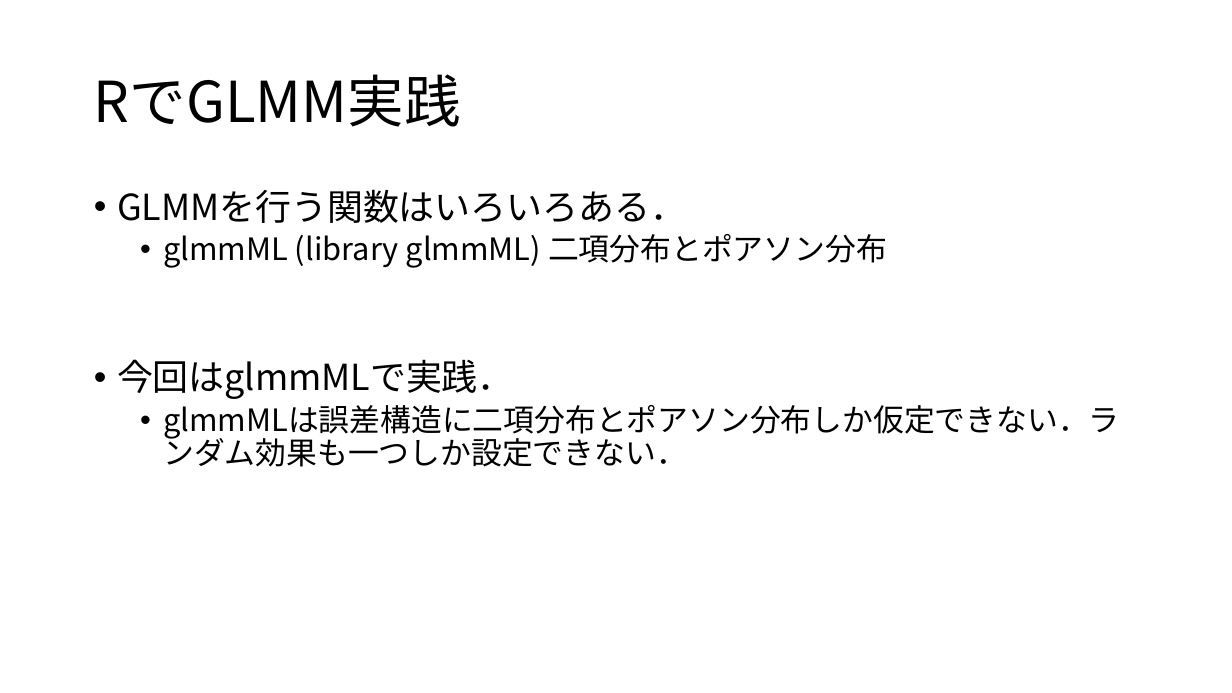
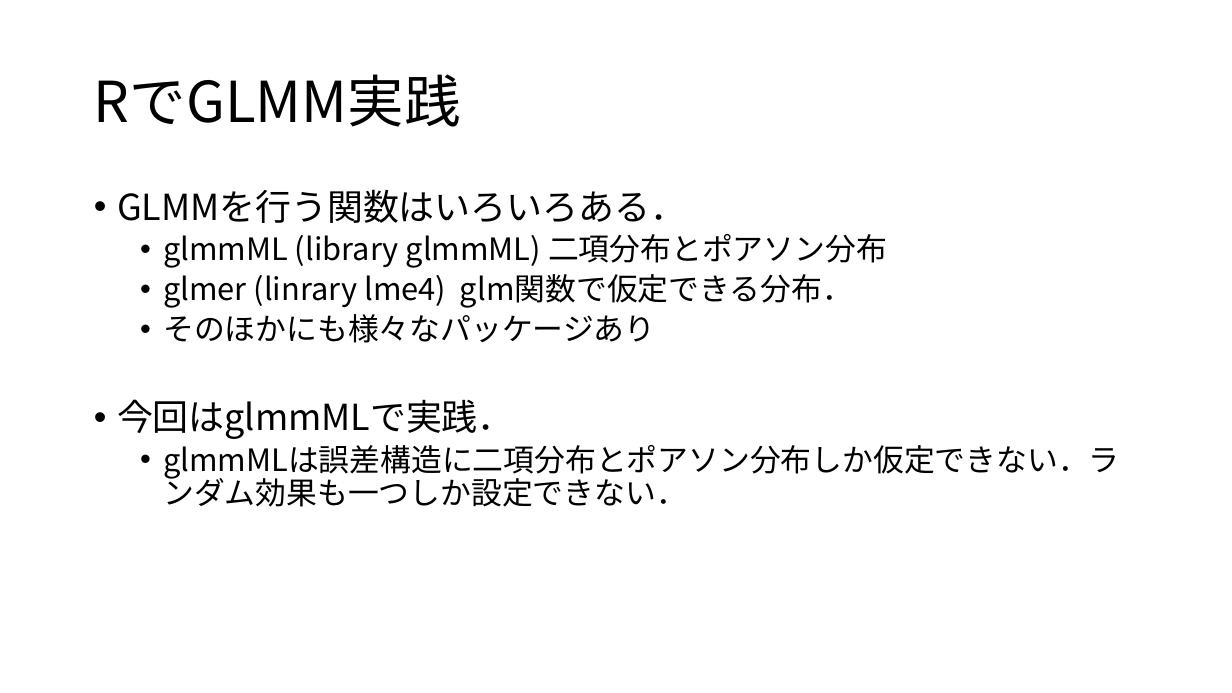
Before and after one commit to KoHMB/Shigen_kensyu_FRA, a slide deck: slide 5 of R/スライド/第29回.pptx. Drawn at 1232x693 pixels with LibreOffice and Linux fonts; fonts in the diff are those of the drawing. Boxes give left, top, right and bottom in pixels: in the first picture for what was removed or moved away, otherwise in the second. Text is boxed around its words. In the diff, an @@ line names an element or a change of style, - is before the commit and + after.

```diff
--- a/R/スライド/第29回.pptx
+++ b/R/スライド/第29回.pptx
@@ text at [163, 274, 853, 343]: paragraphs added @@
+  • glmer (linrary lme4) glm関数で仮定できる分布．
+  • そのほかにも様々なパッケージあり
```
Also in this commit, not shown: 5 other slides changed, 5 other files.
